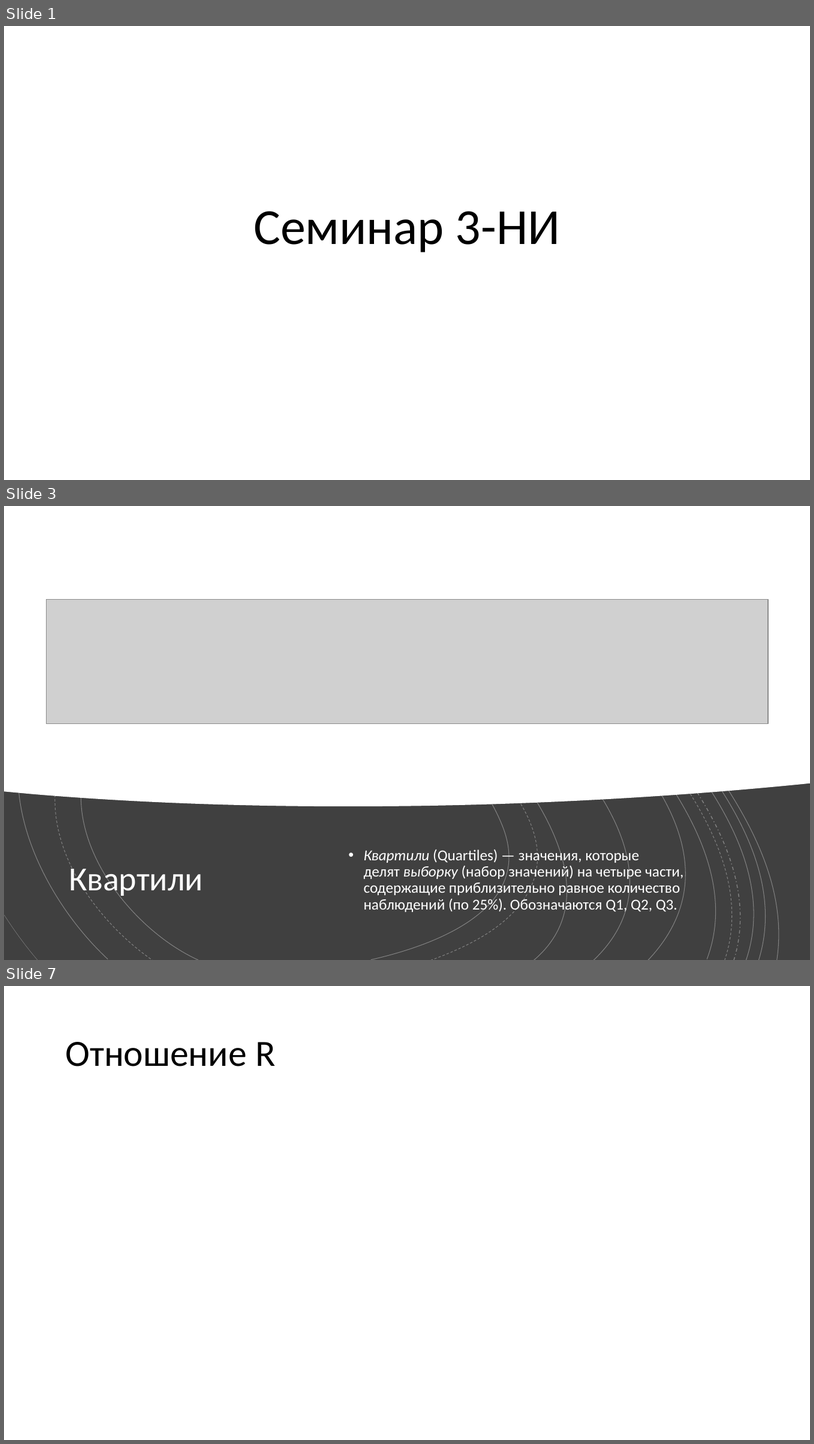
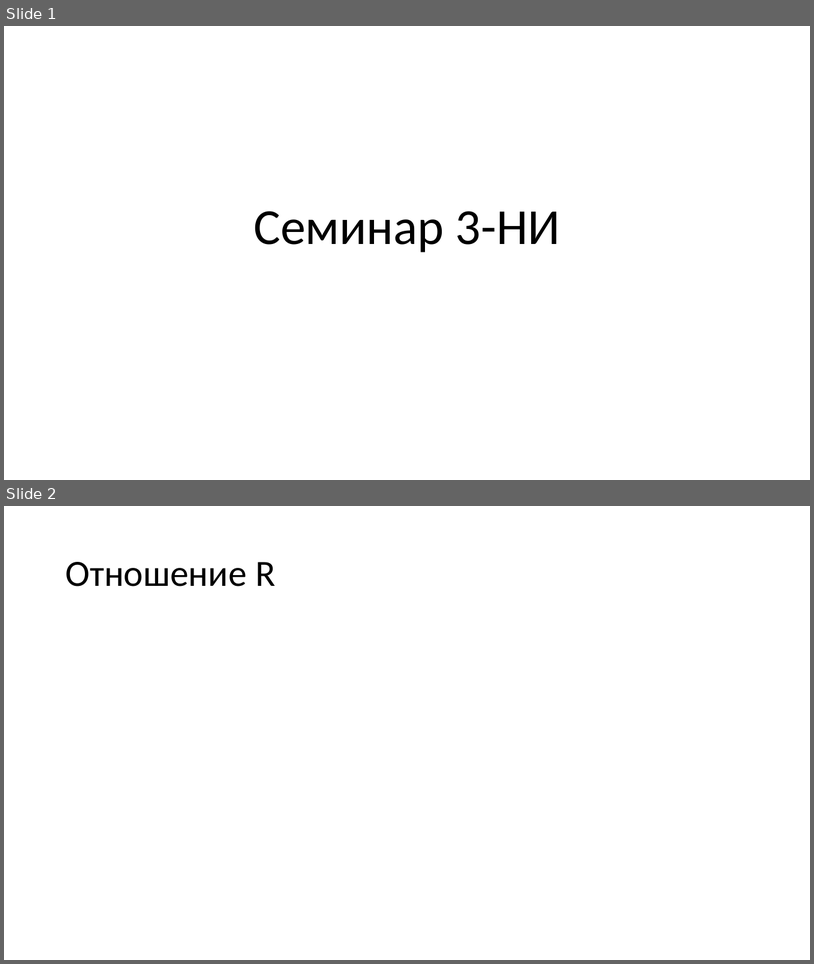
Before and after one commit to zhukpm/da_spring2021, a slide deck: lessons/ni/Семинар_3.pptx. Shown one above the other, each under a label of ours: slides 1, 3 and 7 before the commit, slides 1 and 2 after it; the slides between them are not shown. The pictures are 814x1444 and 814x964 pixels, drawn with LibreOffice and Linux fonts; fonts in the diff are those of the drawing; grey boxes stand for pictures. Boxes give left, top, right and bottom in pixels: in the first picture for what was removed or moved away, otherwise in the second. Text is boxed around its words. In the diff, an @@ line names an element or a change of style, - is before the commit and + after.

```diff
--- a/lessons/ni/Семинар_3.pptx
+++ b/lessons/ni/Семинар_3.pptx
@@ slide 3 removed at [4, 506, 810, 960], background #000000 @@
@@ rectangle removed at [4, 506, 810, 960] @@
@@ freeform shape removed at [4, 506, 810, 806] @@
@@ group removed at [4, 506, 810, 960]: 19 freeform shapes @@
@@ picture removed at [47, 599, 768, 724] @@
@@ title removed at [69, 862, 203, 898] @@
-Квартили
@@ text removed at [364, 848, 684, 913] @@
-• Квартили (Quartiles) — значения, которые делят выборку (набор значений) на четыре части, содержащие приблизительно равное количество наблюдений (по 25%). Обозначаются Q1, Q2, Q3.
@@ what was slide 7 is now slide 2 @@
```
Also in this commit, not shown: 4 other slides removed.
